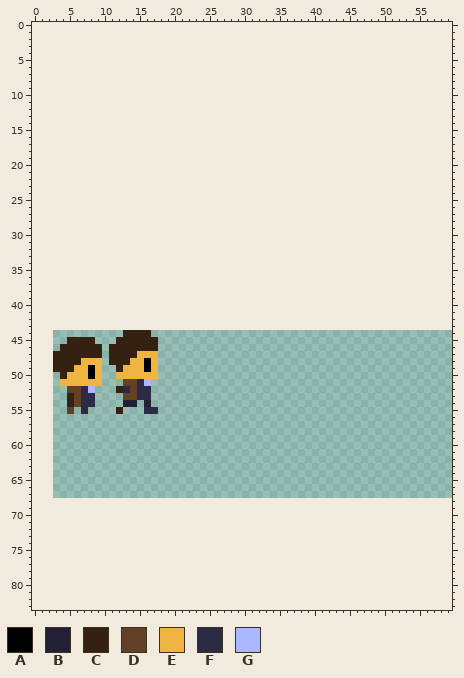
Two states of a sprite sheet, res/peeps.png. The picture above is the old version.
The file is 80x24 pixels. The old version is drawn lined up with the new one, on the new canvas.
Palette (. is transparent): A #000000  B #222034  C #342112  D #634026  E #f0b541  F #2b2b45  G #a9b8ff
Pixels before (only the part around the change), first column x 0:
 0 ............................................................
 1 ............................................................
 2 ............................................................
 3 ............................................................
 4 ............................................................
 5 ............................................................
 6 ............................................................
 7 ............................................................
 8 ............................................................
 9 ............................................................
10 ............................................................
11 ............................................................
12 ............................................................
13 ............................................................
14 ............................................................
15 ............................................................
16 ............................................................
17 ............................................................
18 ............................................................
19 ............................................................
20 ............................................................
21 ............................................................
22 ............................................................
23 ............................................................
24 ............................................................
25 ............................................................
26 ............................................................
27 ............................................................
28 ............................................................
29 ............................................................
30 ............................................................
31 ............................................................
32 ............................................................
33 ............................................................
34 ............................................................
35 ............................................................
36 ............................................................
37 ............................................................
38 ............................................................
39 ............................................................
40 ............................................................
41 ............................................................
42 ............................................................
43 ............................................................
44 .............CCCC...........................................
45 .....CCCC...CCCCCC..........................................
46 ....CCCCCC.CCCCCCC..........................................
47 ...CCCCCCC.CCCCEEE..........................................
48 ...CCCCEEE.CCCEEAE..........................................
49 ...CCCEEAE..CEEEAE..........................................
50 ....CEEEAE..EEEEEE..........................................
51 ....EEEEEE...DDFG...........................................
52 .....DDFG...CFDFF...........................................
53 .....CDFF....DDFF...........................................
54 .....CDFF....BB.B...........................................
55 .....D.F....C...FF..........................................
56 ............................................................
57 ............................................................
58 ............................................................
59 ............................................................
60 ............................................................
61 ............................................................
62 ............................................................
63 ............................................................
64 ............................................................
65 ............................................................
66 ............................................................
67 ............................................................
68 ............................................................
69 ............................................................
70 ............................................................
71 ............................................................
72 ............................................................
73 ............................................................
74 ............................................................
75 ............................................................
76 ............................................................
77 ............................................................
78 ............................................................
79 ............................................................
80 ............................................................
81 ............................................................
82 ............................................................
83 ............................................................
The result:
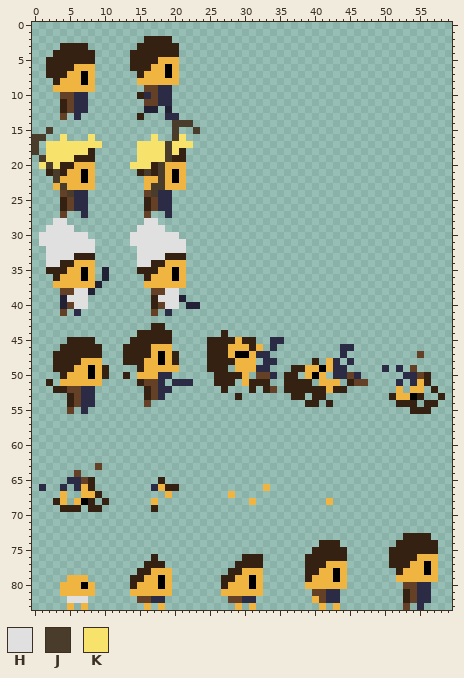
Colours new in this view: H #e0e0e0  J #493c2b  K #f7e26b
Change:
canvas 80x24 -> 60x84, the old top-left corner now at 3,44 (the part of the old canvas that was cut away was empty and is not shown)
Changed rows in their new state; - is an unchanged pixel.
first column x 0:
 2 ----------------CCCC---------------------------------------
 3 ----CCCC-------CCCCCC--------------------------------------
 4 ---CCCCCC-----CCCCCCC--------------------------------------
 5 --CCCCCCC-----CCCCEEE--------------------------------------
 6 --CCCCEEE-----CCCEEAE--------------------------------------
 7 --CCCEEAE------CEEEAE--------------------------------------
 8 ---CEEEAE------EEEEEE--------------------------------------
 9 ---EEEEEE-------DDFF---------------------------------------
10 ----DDFF-------CFDFF---------------------------------------
11 ----CDFF--------DDFF---------------------------------------
12 ----CDFF--------BB-B---------------------------------------
13 ----D-F--------C---FF--------------------------------------
14 --------------------JJJ------------------------------------
15 --J-----------------J--J-----------------------------------
16 JJ--K---K--------K--JK-------------------------------------
17 J-KKKKKKKK-----KKKKJKKK------------------------------------
18 J-KKKKKKC------KKKKJKC-------------------------------------
19 -JKKKKCCC------KKKKJCC-------------------------------------
20 -KJKCCEEE-----KKKCJEEE-------------------------------------
21 --CJCEEAE------CJCJEAE-------------------------------------
22 ---JEEEAE-------EEJEAE-------------------------------------
23 ---EJEEEE-------EJJEEE-------------------------------------
24 ----DJFF--------DJFF---------------------------------------
25 ----CDFF--------CDFF---------------------------------------
26 ----CDFF--------CDFF---------------------------------------
27 ----D--F--------D--F---------------------------------------
28 ---HH-----------HH-----------------------------------------
29 --HHHH---------HHHH----------------------------------------
30 -HHHHHHH------HHHHHHH--------------------------------------
31 -HHHHHHHH-----HHHHHHHH-------------------------------------
32 --HHHHHHH------HHHHHHH-------------------------------------
33 --HHHHCCC------HHHHCCC-------------------------------------
34 --HHCCEEE------HHCCEEE-------------------------------------
35 --CCCEEAE-B----CCCEEAE-------------------------------------
36 ---CEEEAE-B-----CEEEAE-------------------------------------
37 ---EEEEEEB------EEEEEE-------------------------------------
38 ----DDHHB--------DDHH--------------------------------------
39 ----BHHH---------CHHHB-------------------------------------
40 ----BDHH---------CDHH-BB-----------------------------------
41 ----D-F----------D-F---------------------------------------
43 -----------------CC----------------------------------------
44 -------------..--CCC-------C-------------------------------
45 ------------..----CC-----CCCCECC--FF-----------------------
46 -----------..----EEE-----CCCEEECE-F---------FF-------------
47 -----------..--CC-AEC----CCCEAAEFF----------F----------D---
48 -----------..-CCE-AEC----CCCCEEE-FF-----C-EF-F-------------
49 ----------C-...CE-EEE----CCC-EEEFF---CCEEAEFF-----F-F-D----
50 ----------C-.C.---FF------CCCCE-DDF-CC-EAE-FFDF------FFDC--
51 --C----------..CDDF-FFF---CCC-ECCC--CCCC-EEE-CDD----F-FEC--
52 ---CC---F---....CDFF-------C---C-CD-CCCCCCECC-------E-EE-C-
53 -------------...CDF----------C-------CC-CC---------CEEAC--C
54 -------------..-D----------------------CC-C---------CCC-CC-
55 ------------.---..------------------------------------CCC--
first column x 1:
63 --------D---------------------------------
64 -----D------------------------------------
65 ----FFDC---------C------------------------
66 F--F-FEC--------FECC------------E---------
67 ---E--EEC---------E--------E--------------
68 --CE-EAC-C------E-------------E----------E
69 ---CCC-CC-------C-------------------------
first column x 4:
73 -------------------------------------------------CCCC-
74 -------------------------------------CCC--------CCCCCC
75 ------------------------------------CCCCC------CCCCCCC
76 -------------C------------CCC------CCCCCC------CCCCEEE
77 ------------CCC----------CCCC------CCCEEE------CCCEEAE
78 -----------CCEEE--------CCEEE------CCEEAE-------CEEEAE
79 -EEE------CCEEAE-------CCEEAE------CEEEAE-------EEEEEE
80 EEEAE-----CEEEAE-------CEEEAE------EEEEEE--------DDFF-
81 EEEEE-----EEEEEE-------EEEEEE-------DDFF---------CDFF-
82 -HHH-------DDFF---------DDFF--------EDFF---------CDFF-
83 -E-E--------E-E----------E-E---------E-E---------D-F--
